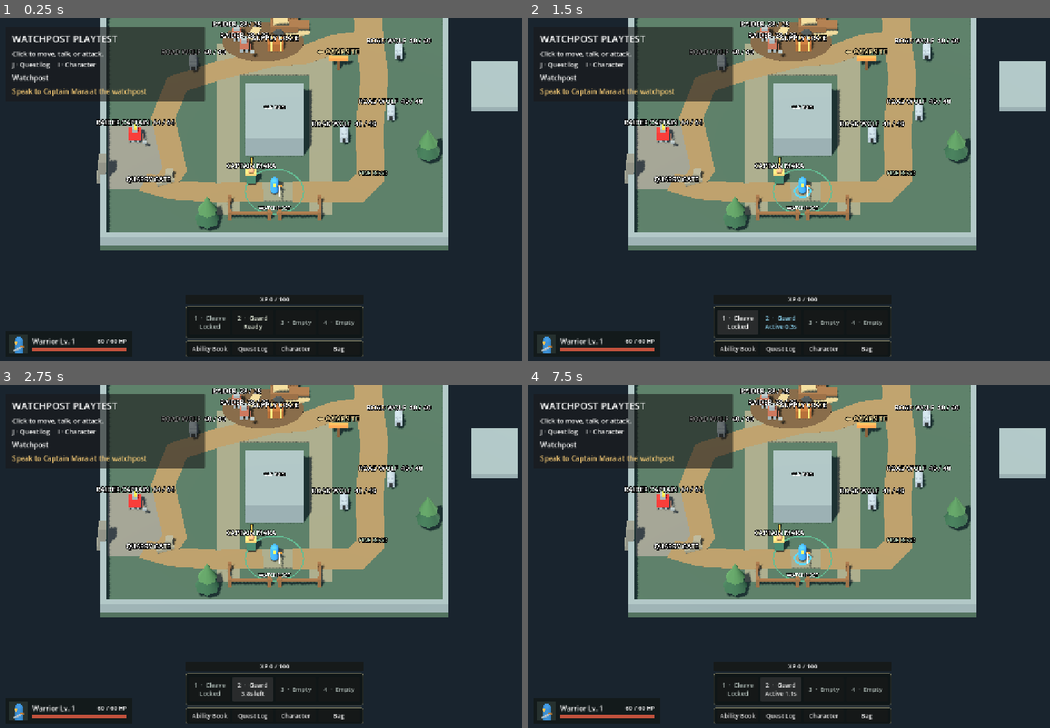
Above: before the commit, frames 1-4 (two rows, left to right).
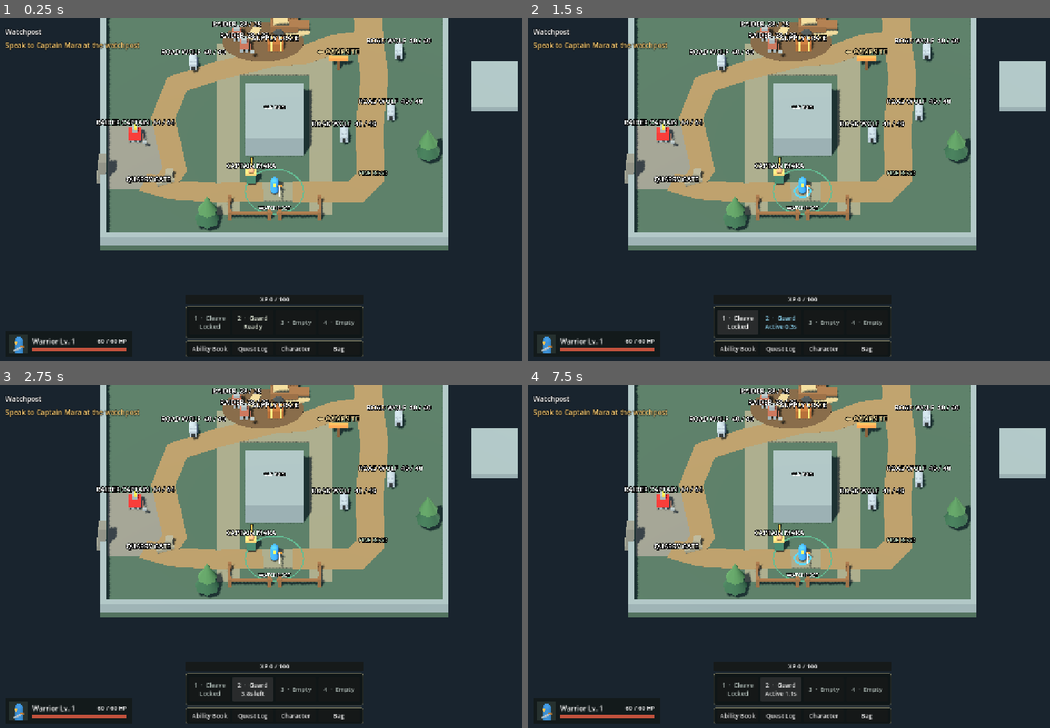
Above: after the commit, the same moments.

Repository: dylcruz/stonewatch-vale
Game: Godot game, scene res://scenes/watchpost_playtest.tscn
The game is run twice, just before and just after one commit, with the same random seed, the same clock (stepped at 60 frames per second) and the same inputs. This scene is started directly instead of the project's main scene.
Inputs:
- Up to frame 1 (0.25 s): no input
- Up to frame 2 (1.5 s): click "2 · Guard Ready" at 0.5 s; click "1 · Cleave Locked" at 1.25 s
- Up to frame 3 (2.75 s): click "2 · Guard 4.6s left" at 2 s
- Up to frame 4 (7.5 s): click "2 · Guard 3.8s left" at 2.75 s; click "2 · Guard 3.1s left" at 3.5 s; click "2 · Guard 2.3s left" at 4.25 s; click "2 · Guard 1.6s left" at 5 s; click "2 · Guard 0.8s left" at 5.75 s; click "2 · Guard 0.1s left" at 6.5 s; click "2 · Guard Ready" at 7.25 s

The runs differ from the first frame. In frame 1, 5.2% of the frame differs, in the area x 1-40%, y 2-25%; in frame 2, 5.2%; in frame 3, 5.2%; in frame 4, 5.2%.

Commit message:
Remove the Watchpost playtest HUD box

Diff:
--- a/scenes/watchpost_playtest.tscn
+++ b/scenes/watchpost_playtest.tscn
@@ -16,6 +16,8 @@
 [sub_resource type="StandardMaterial3D" id="BoundaryStone"]
 albedo_color = Color(0.4, 0.46, 0.48, 1)
 roughness = 0.85
+
+[sub_resource type="StyleBoxEmpty" id="UnboxedFeedback"]
 
 [node name="WatchpostPlaytest" instance=ExtResource("World")]
 ready_text = "Watchpost"
@@ -44,8 +46,34 @@
 
 [node name="WatchpostLandmarks" parent="NavigationRegion3D" instance=ExtResource("Landmarks")]
 
+[node name="Panel" parent="HUD"]
+mouse_filter = 2
+theme_override_styles/panel = SubResource("UnboxedFeedback")
+
+[node name="Margin" parent="HUD/Panel"]
+mouse_filter = 2
+theme_override_constants/margin_left = 0
+theme_override_constants/margin_top = 0
+
+[node name="VBox" parent="HUD/Panel/Margin"]
+mouse_filter = 2
+
 [node name="Title" parent="HUD/Panel/Margin/VBox"]
-text = "WATCHPOST PLAYTEST"
+visible = false
+
+[node name="Help" parent="HUD/Panel/Margin/VBox"]
+visible = false
+
+[node name="Status" parent="HUD/Panel/Margin/VBox"]
+theme_override_constants/outline_size = 4
+
+[node name="QuestObjective" parent="HUD/Panel/Margin/VBox"]
+theme_override_constants/outline_size = 4
+autowrap_mode = 3
+
+[node name="LootNotice" parent="HUD/Panel/Margin/VBox"]
+theme_override_constants/outline_size = 4
+autowrap_mode = 3
 
 [node name="Wolf" parent="." instance=ExtResource("Wolf")]
 position = Vector3(6, 0.02, 1)
--- a/tests/combat_test.gd
+++ b/tests/combat_test.gd
@@ -134,8 +134,7 @@
 	check(world.player_frame.amount.text == "54 / 60 HP" and world.target_frame.bar.value == wolf.health.current,
 		"Both health frames show damage during combat")
 	var active_destination: Vector3 = warrior.destination
-	var hud_panel: PanelContainer = world.get_node("HUD/Panel")
-	await dispatch_click(hud_panel.get_global_rect().position + Vector2(12, 12))
+	await dispatch_click(world.ability_hud.xp_bar.get_global_rect().get_center())
 	check(warrior.selected_target == wolf and warrior.destination == active_destination, "HUD input preserves the combat target and movement command")
 	var wolf_deaths := [0]
 	wolf.health.died.connect(func(): wolf_deaths[0] += 1)
--- a/tests/movement_test.gd
+++ b/tests/movement_test.gd
@@ -65,6 +65,11 @@
 	await frames(5)
 	await NAVIGATION.wait_for_spawn(world, player)
 	check(world.get_node("NavigationRegion3D").navigation_mesh.get_polygon_count() > 0, "Scene contains saved baked navigation")
+	var feedback_point: Vector2 = world.objective_label.get_global_rect().get_center()
+	hold_button(feedback_point, true)
+	check(world.objective_label.is_visible_in_tree() and world.following_cursor,
+		"Watchpost objective text lets a world press through")
+	hold_button(feedback_point, false)
 	var far_road := Vector3(0, 0, -6.7)
 	await dispatch_click(world.camera.unproject_position(far_road))
 	check(player.moving and player.destination.distance_to(far_road) < 0.4, "Viewport ground click dispatches a movement command")
@@ -86,8 +91,7 @@
 	check(not click_at(Vector3(0, 2.5, 0)), "Obstacle top click is rejected")
 	check(player.destination == original and player.moving, "Invalid clicks preserve the current command")
 	# Exercise real viewport dispatch so Control input consumption is covered.
-	var panel: PanelContainer = world.get_node("HUD/Panel")
-	var hud_point := panel.get_global_rect().position + Vector2(12, 12)
+	var hud_point: Vector2 = world.ability_hud.xp_bar.get_global_rect().get_center()
 	await dispatch_click(hud_point)
 	await frames(2)
 	check(player.destination == original, "HUD click preserves movement destination")
--- a/tests/vale_routes_test.gd
+++ b/tests/vale_routes_test.gd
@@ -410,7 +410,8 @@
 	check(not region.has_node("StartingTown") and world.status.text == "Watchpost"
 		and world.get_node("Watchpost/Label").visible and world.quest_chain.size() == 3
 		and world.enemies.size() == 7 and world.has_node("CaptainMara") and world.has_node("SupplyCrate")
-		and world.get_node("HUD/Panel/Margin/VBox/Title").text == "WATCHPOST PLAYTEST",
+		and not world.get_node("HUD/Panel/Margin/VBox/Title").is_visible_in_tree()
+		and world.status.is_visible_in_tree(),
 		"The separate developer scene opens the original watchpost and its quest and combat fixtures")
 	check(region.has_node("WatchpostLandmarks/AbandonedCampsite")
 		and region.has_node("WatchpostLandmarks/QuarryGate")
Binary file added: docs/playtest-images/watchpost-feedback.png
Not shown, changed: docs/playtest.md
